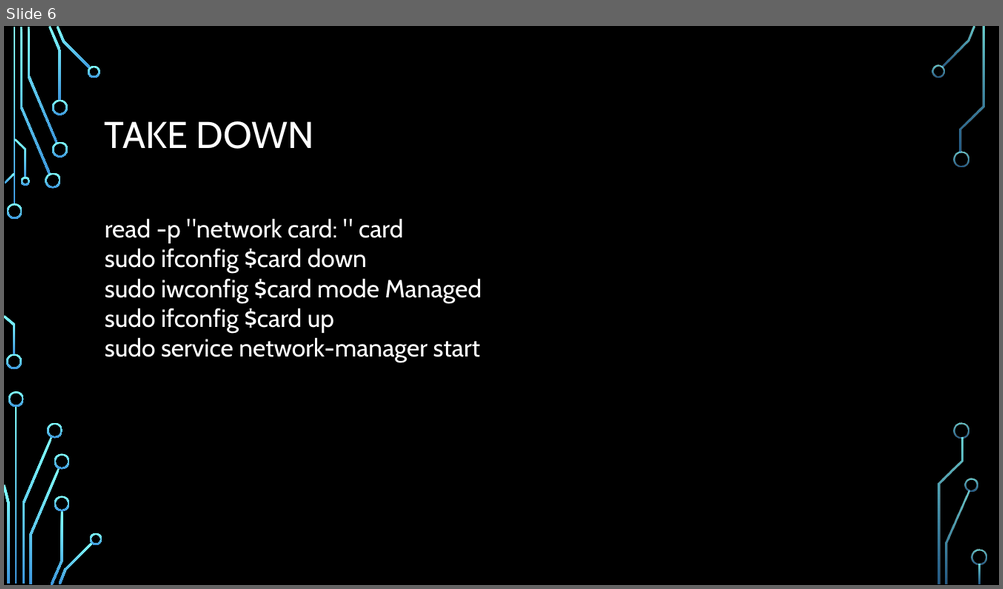
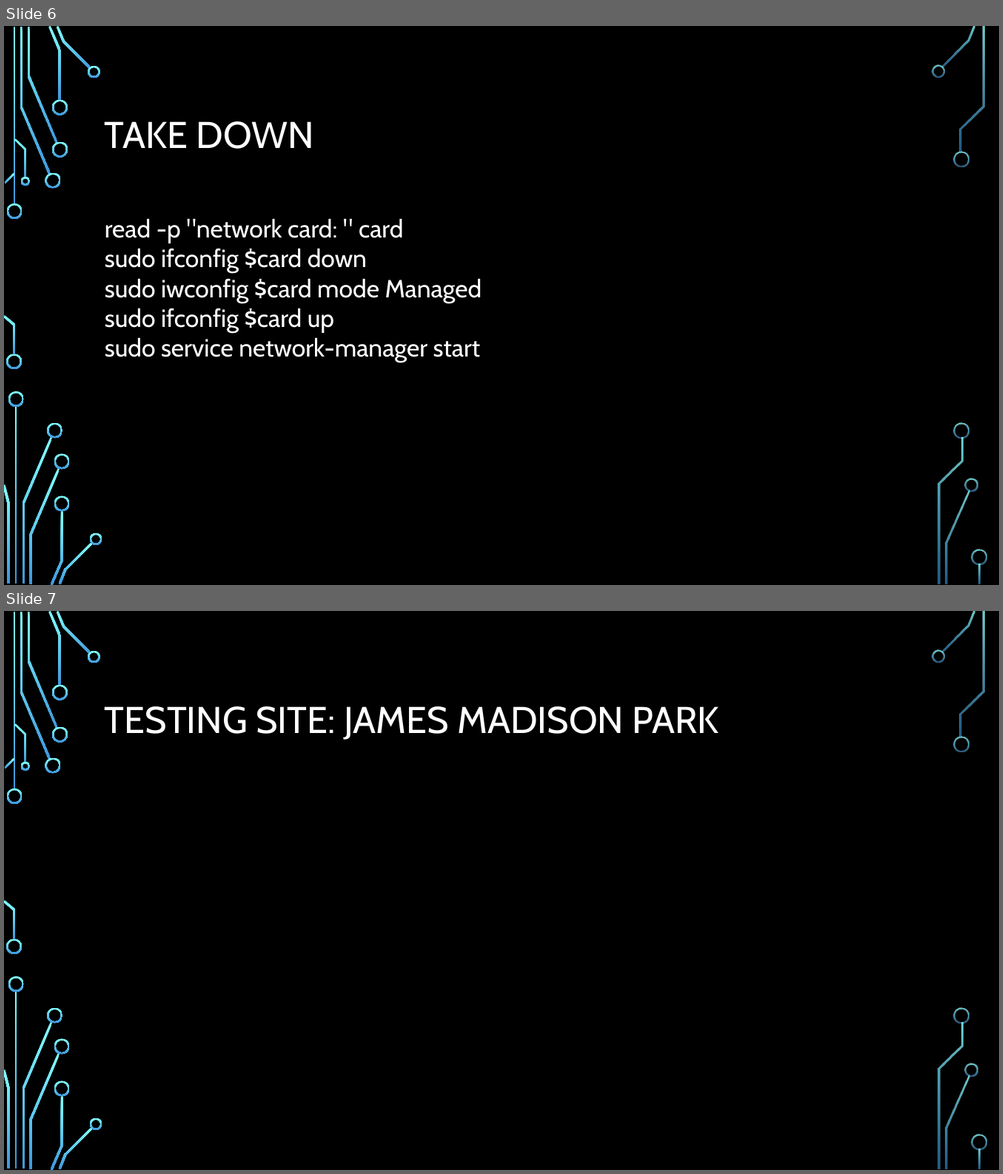
Before and after one commit to measeaustin/537P2, a slide deck: Presentation.pptx. Shown one above the other, each under a label of ours: slide 6 before the commit, slides 6 and 7 after it. The pictures are 1003x589 and 1003x1174 pixels, drawn with LibreOffice and Linux fonts; fonts in the diff are those of the drawing; background and template pictures are left out. Boxes give left, top, right and bottom in pixels: in the first picture for what was removed or moved away, otherwise in the second. Text is boxed around its words. In the diff, an @@ line names an element or a change of style, - is before the commit and + after.

```diff
--- a/Presentation.pptx
+++ b/Presentation.pptx
@@ slide 7 added at (4, 611, 999, 1170), background picture (left out); not listed: 36 template elements that a slide beside it also shows @@
@@ title added at (105, 706, 719, 740), 36 pt, text #FFFFFF @@
+TESTING SITE: JAMES MADISON PARK
```
Also in this commit, not shown: 1 other slide added, 1 other file.
